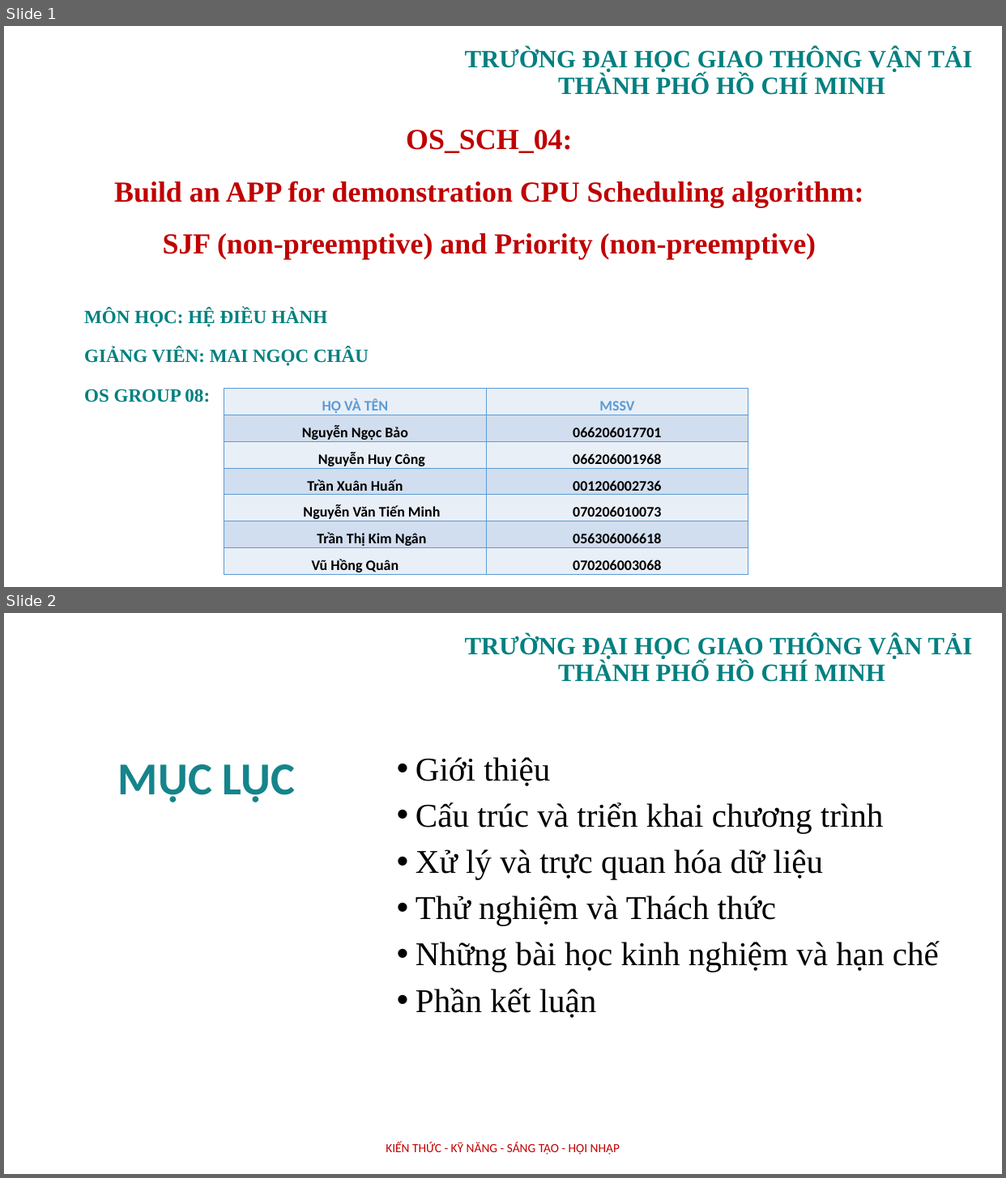
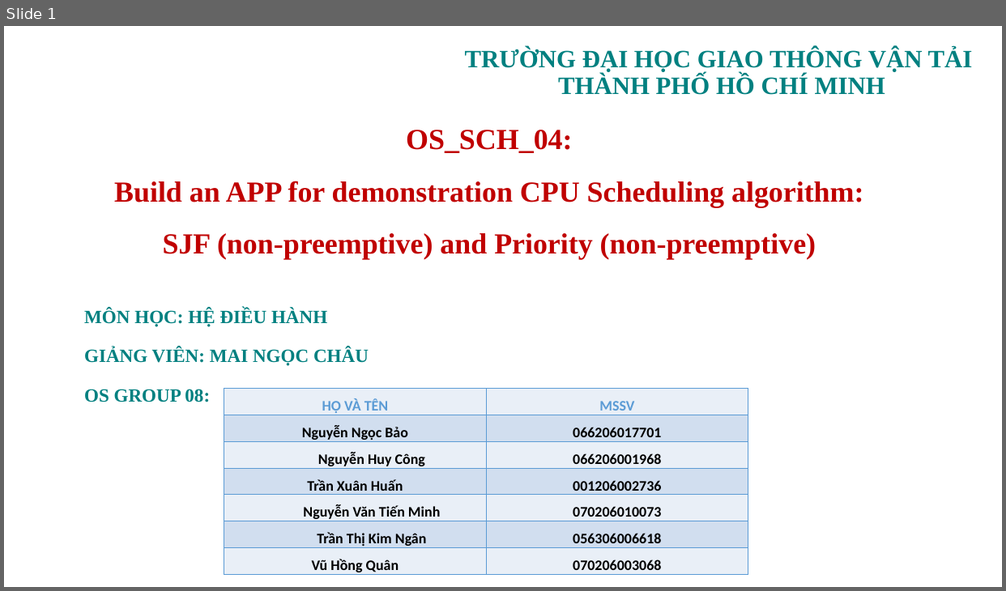
Before and after one commit to tkimngan040/OS_Group08_OS_SCH_04, a slide deck: PPTX/OS_SCH_04_GROUP08.pptx. Shown one above the other, each under a label of ours: slides 1 and 2 before the commit, slide 1 after it. The pictures are 1006x1178 and 1006x591 pixels, drawn with LibreOffice and Linux fonts; fonts in the diff are those of the drawing; background and template pictures are left out. Boxes give left, top, right and bottom in pixels: in the first picture for what was removed or moved away, otherwise in the second. Text is boxed around its words. In the diff, an @@ line names an element or a change of style, - is before the commit and + after.

```diff
--- a/PPTX/OS_SCH_04_GROUP08.pptx
+++ b/PPTX/OS_SCH_04_GROUP08.pptx
@@ slide 2 removed at box(4, 613, 1002, 1174), background picture (left out); not listed: 1 template element that a slide beside it also shows @@
@@ text removed at box(415, 757, 939, 1018) @@
-• Giới thiệu
-• Cấu trúc và triển khai chương trình
-• Xử lý và trực quan hóa dữ liệu
-• Thử nghiệm và Thách thức
-• Những bài học kinh nghiệm và hạn chế
-• Phần kết luận
@@ title removed at box(118, 764, 295, 803) @@
-MỤC LỤC
@@ text removed at box(73, 1133, 297, 1163) @@
-14/04/2026
@@ text removed at box(386, 1142, 620, 1155) @@
-KIẾN THỨC - KỸ NĂNG - SÁNG TẠO - HỘI NHẬP
@@ page number removed at box(710, 1133, 934, 1163) @@
-2
```
Also in this commit, not shown: 1 slide changed, 12 slides added, 18 other slides removed.
